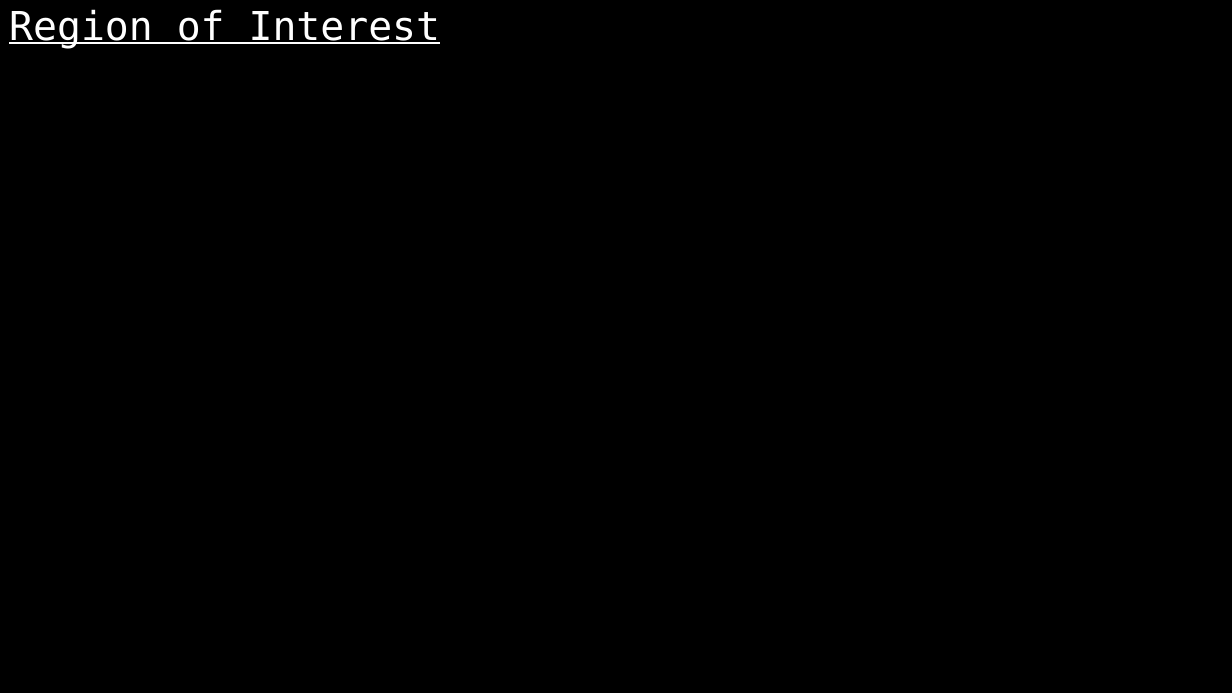
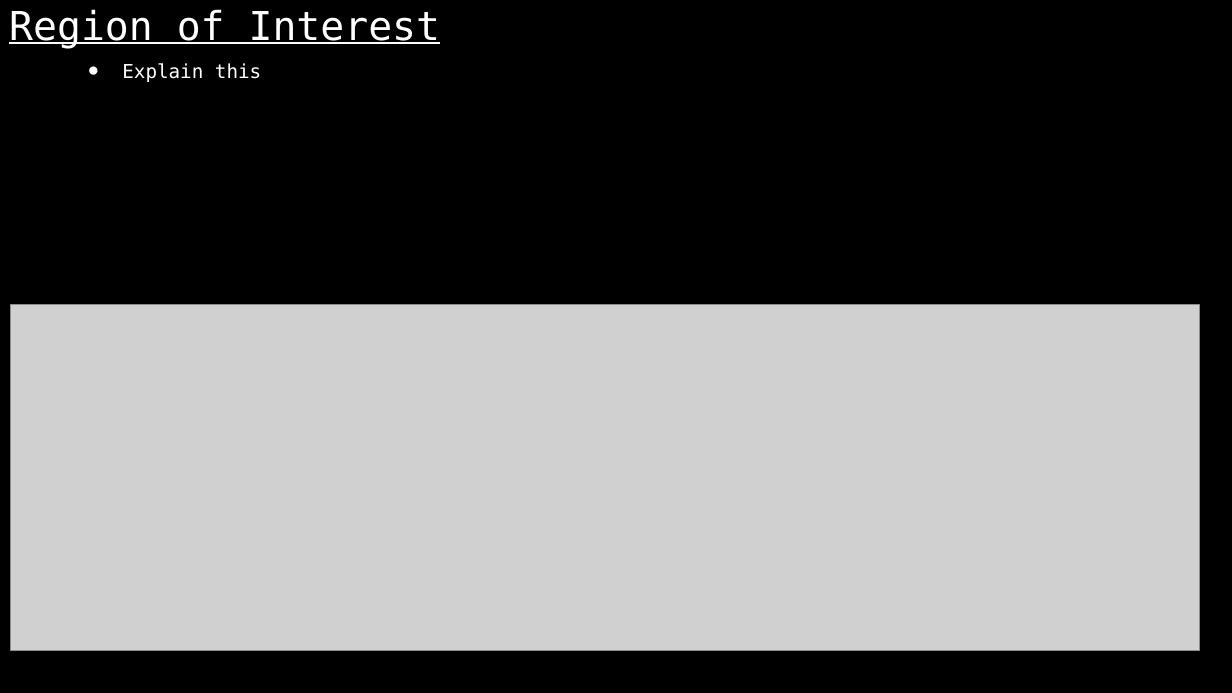
Before and after one commit to karthikeyanrathore/Lane-Line-Detection, a slide deck: slide 18 of laneline.pptx (slide 19 before the commit). Drawn at 1232x693 pixels with LibreOffice and Linux fonts; fonts in the diff are those of the drawing; grey boxes stand for pictures. Boxes give left, top, right and bottom in pixels: in the first picture for what was removed or moved away, otherwise in the second. Text is boxed around its words. In the diff, an @@ line names an element or a change of style, - is before the commit and + after.

```diff
--- a/laneline.pptx
+++ b/laneline.pptx
@@ text added at [122, 63, 261, 82], 15 pt, text #FFFFFF @@
+● Explain this
@@ picture added at [11, 305, 1201, 651] @@
```
Also in this commit, not shown: 5 other slides changed, 2 slides added, 2 slides removed, 19 other files.
